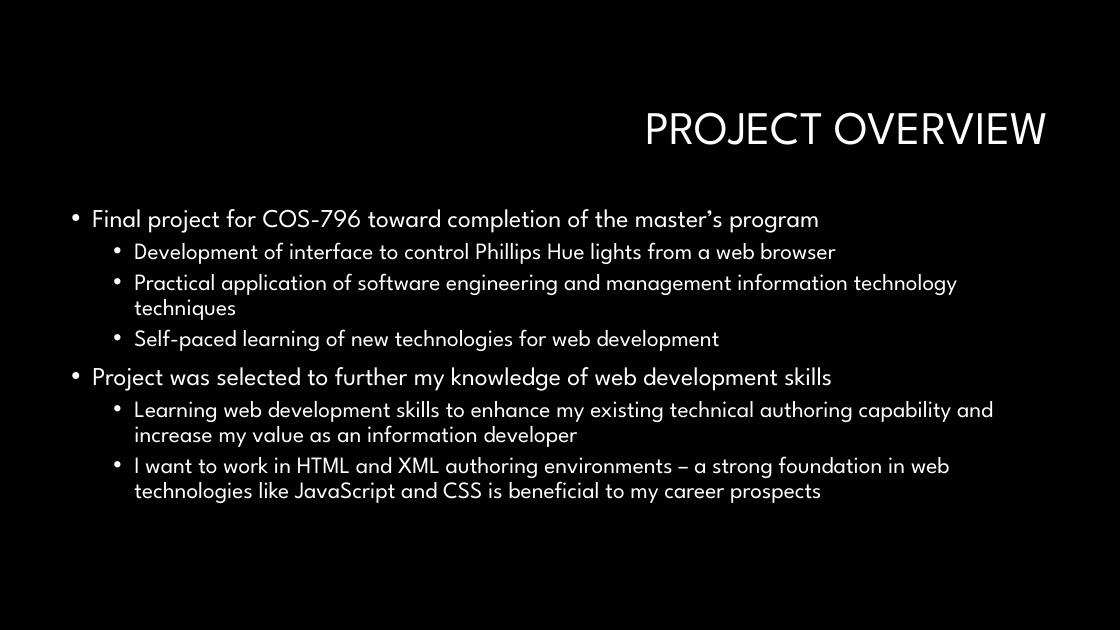
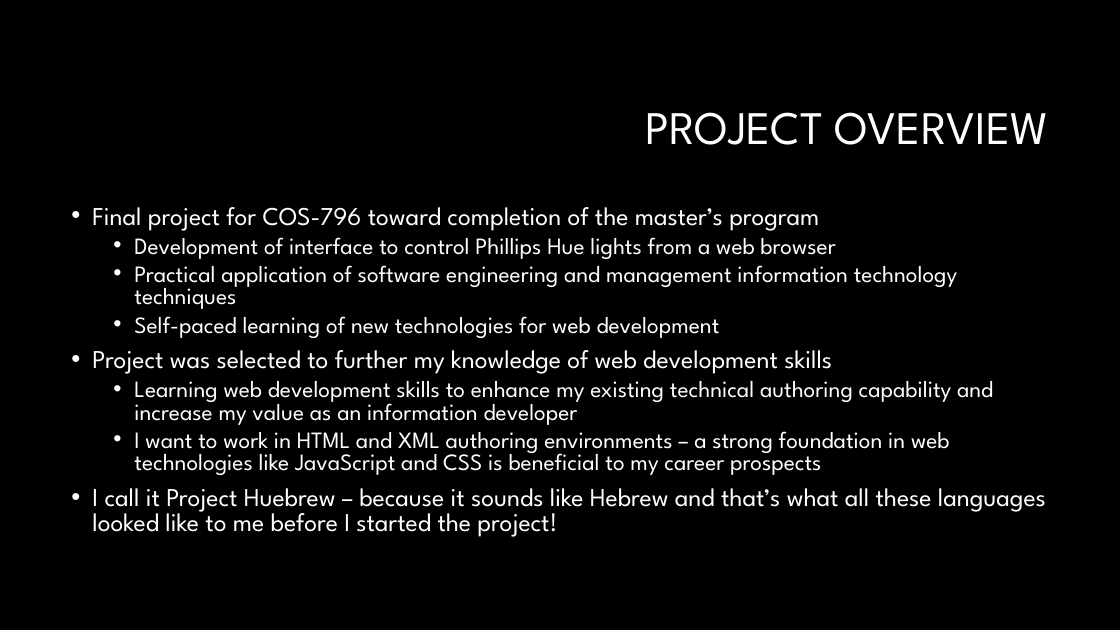
Before and after one commit to purplestencil/project-huebrew, a slide deck: slide 2 of docs/project-recap.pptx. Drawn at 1120x630 pixels with LibreOffice and Linux fonts; fonts in the diff are those of the drawing; background and template pictures are left out. Boxes give left, top, right and bottom in pixels: in the first picture for what was removed or moved away, otherwise in the second. Text is boxed around its words. In the diff, an @@ line names an element or a change of style, - is before the commit and + after.

Commit message:
Update project recap

```diff
--- a/docs/project-recap.pptx
+++ b/docs/project-recap.pptx
@@ text at (92, 207, 993, 475): line spacing 0.9 to 0.8 @@
@@ text at (92, 488, 1046, 537): paragraph added @@
+• I call it Project Huebrew – because it sounds like Hebrew and that’s what all these languages looked like to me before I started the project!
```
Also in this commit, not shown: 1 other file.
